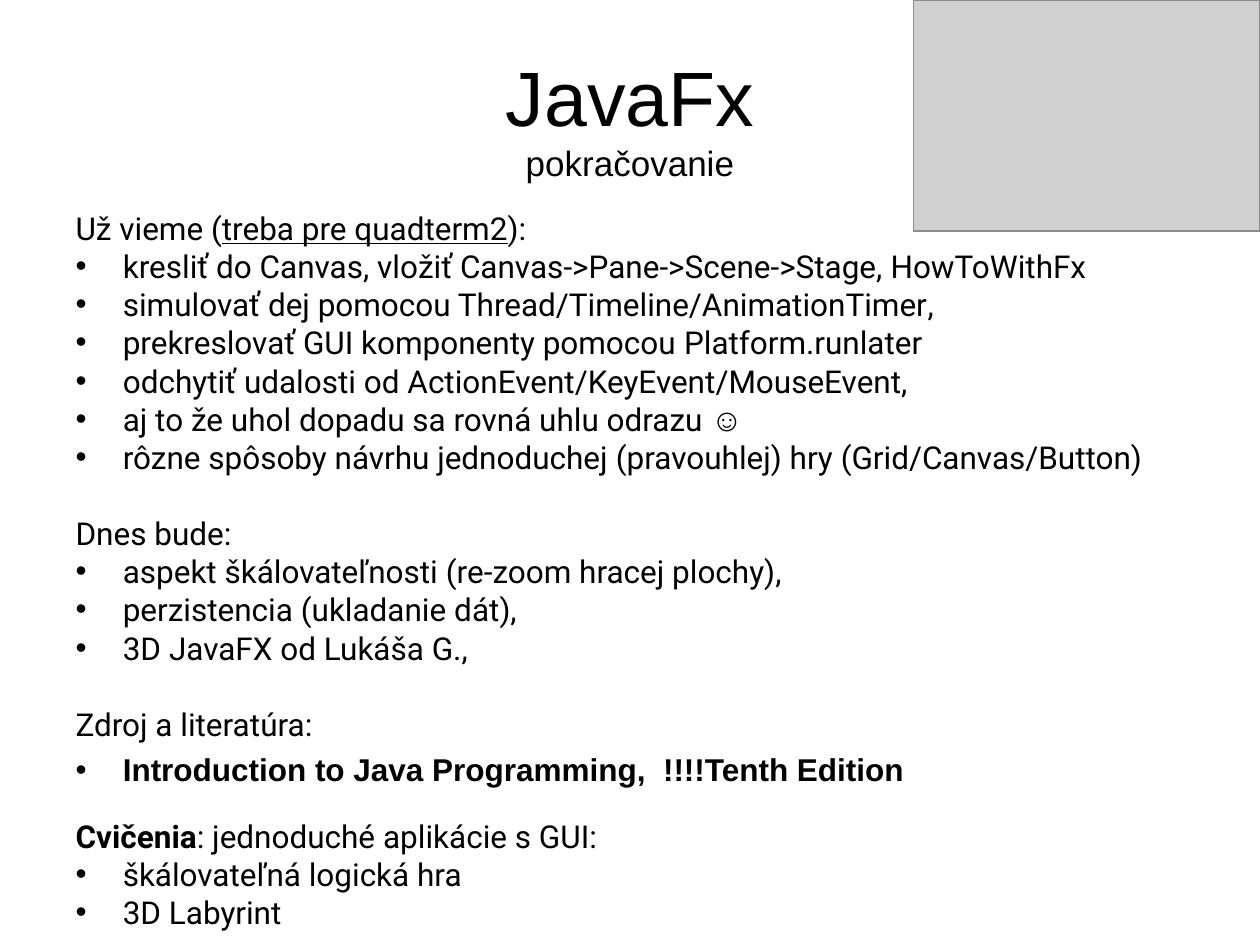
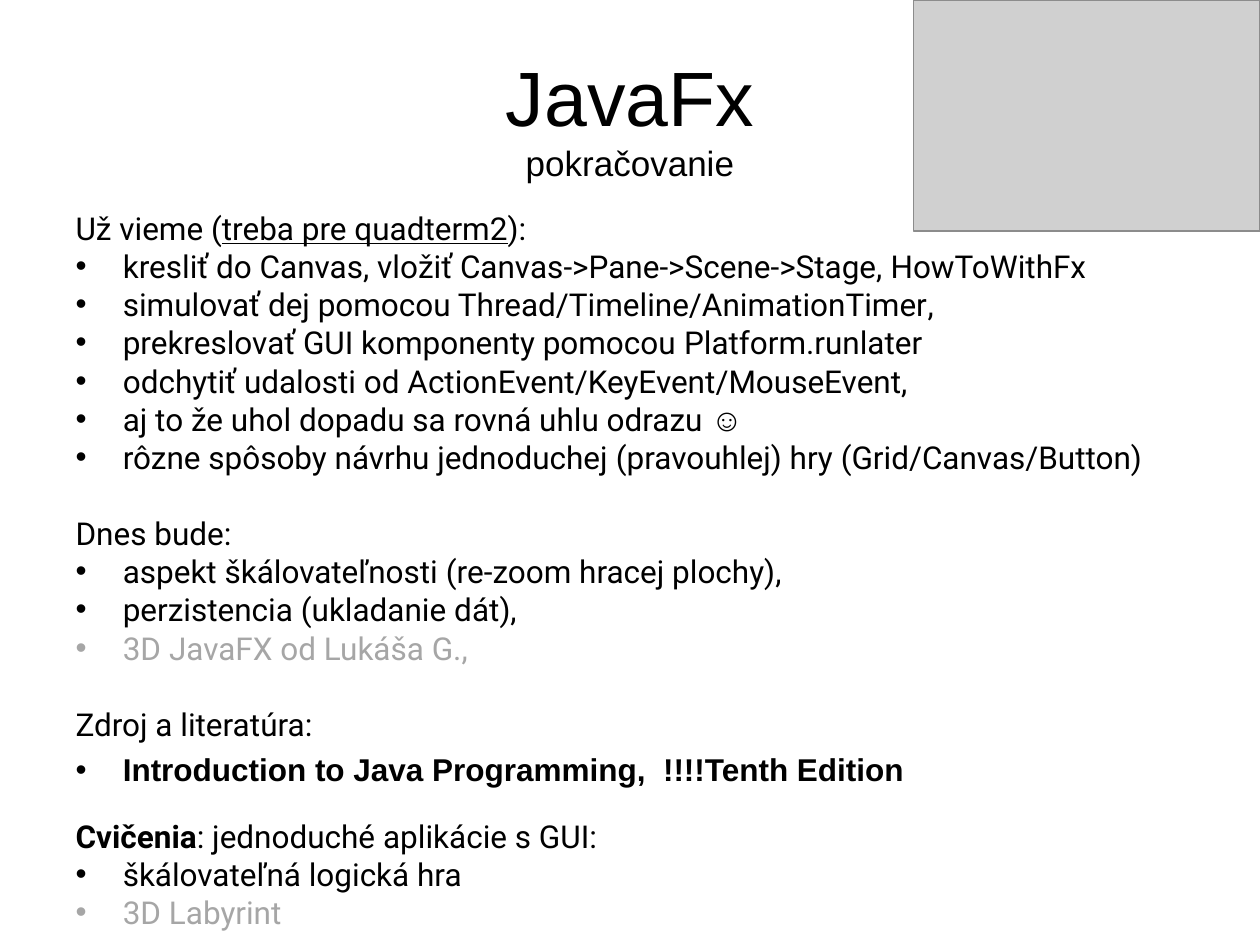
Before and after one commit to Programovanie4/Prednasky, a slide deck: slide 1 of 12/12_java.ppt. Drawn at 1260x945 pixels with LibreOffice and Linux fonts; fonts in the diff are those of the drawing; grey boxes stand for pictures. Boxes give left, top, right and bottom in pixels: in the first picture for what was removed or moved away, otherwise in the second. Text is boxed around its words. In the diff, an @@ line names an element or a change of style, - is before the commit and + after.

```diff
--- a/12/12_java.ppt
+++ b/12/12_java.ppt
@@ text at [123, 636, 468, 931]: text colour #000000 to #A6A6A6 in "3D JavaFX od Lukáša G.,", "3D Labyrint"; bullet colour #000000 to #A6A6A6 @@
```
Also in this commit, not shown: 2 other slides changed, 1 slide added, 4 other files.
